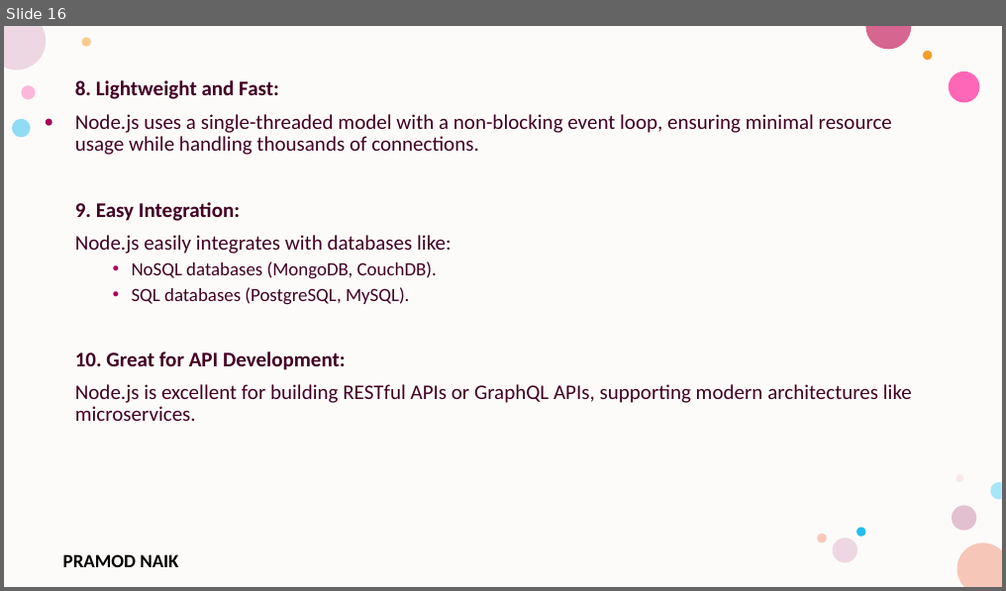
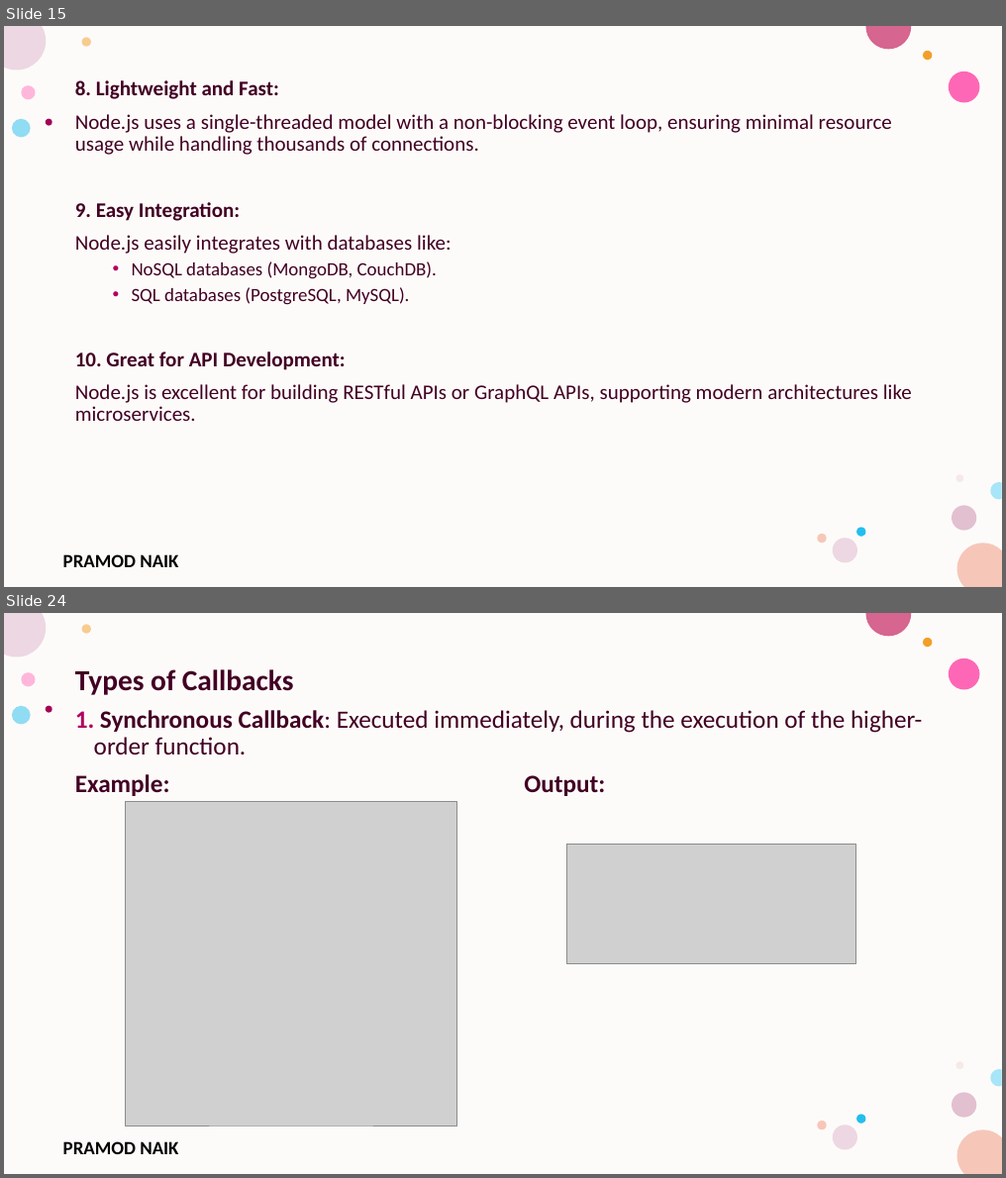
Before and after one commit to PRAMOD-VISHNU-NAIK/MCA-3rd-Sem-Srinivas-College, a slide deck: Theory CLass Notes/Module-1.pptx. Shown one above the other, each under a label of ours: slide 16 before the commit, slides 15 and 24 after it; the slides between them are not shown. The pictures are 1006x591 and 1006x1178 pixels, drawn with LibreOffice and Linux fonts; fonts in the diff are those of the drawing; grey boxes stand for pictures; background and template pictures are left out. Boxes give left, top, right and bottom in pixels: in the first picture for what was removed or moved away, otherwise in the second. Text is boxed around its words. In the diff, an @@ line names an element or a change of style, - is before the commit and + after.

```diff
--- a/Theory CLass Notes/Module-1.pptx
+++ b/Theory CLass Notes/Module-1.pptx
@@ slide 24 added at <box>4,613,1002,1174</box>, background #FFFFFF; not listed: 17 template elements that a slide beside it also shows @@
@@ text added at <box>75,669,922,796</box>, 24 pt, text #420023 @@
+Types of Callbacks
+1. Synchronous Callback: Executed immediately, during the execution of the higher-order function.
+Example: Output:
@@ picture added at <box>126,802,457,1126</box> @@
@@ picture added at <box>567,844,855,963</box> @@
@@ what was slide 16 is now slide 15 @@
```
Also in this commit, not shown: 41 other slides added, 6 slides removed, 1 other file.
